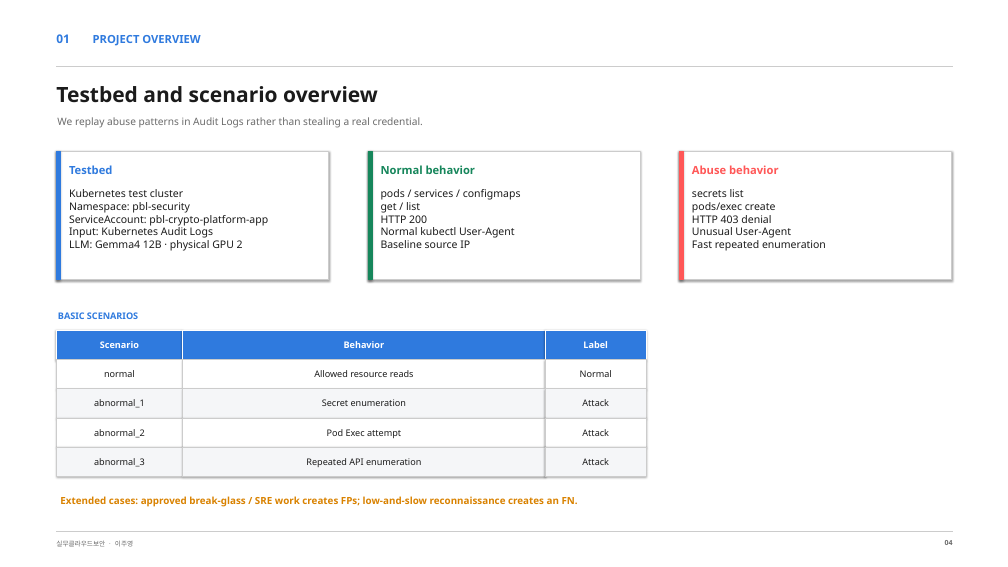
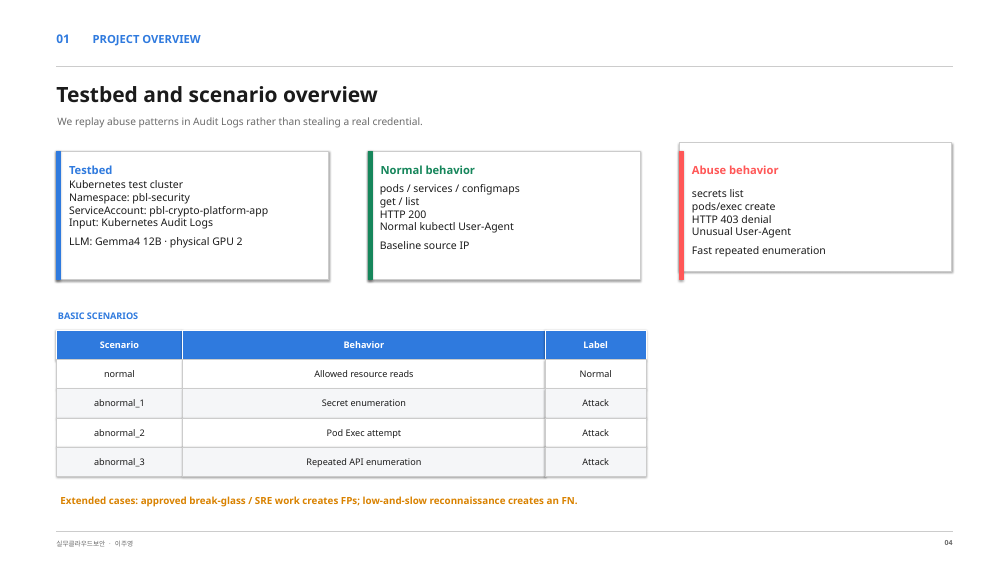
Before and after one commit to leeju0/Cloud_PBL, a slide deck: slide 4 of presentation/api_credential_abuse_detection.pptx. Drawn at 1008x567 pixels with LibreOffice and Linux fonts; fonts in the diff are those of the drawing. Boxes give left, top, right and bottom in pixels: in the first picture for what was removed or moved away, otherwise in the second. Text is boxed around its words. In the diff, an @@ line names an element or a change of style, - is before the commit and + after.

```diff
--- a/presentation/api_credential_abuse_detection.pptx
+++ b/presentation/api_credential_abuse_detection.pptx
@@ rectangle: place and size @@
-rectangle at [679, 151, 952, 280]
+rectangle at [679, 143, 952, 271]
@@ text "Kubernetes test cluster Namespace: pbl-security ...": place and size @@
-text "Kubernetes test cluster Namespace: pbl-security ..." at [69, 189, 268, 251]
+text "Kubernetes test cluster Namespace: pbl-security ..." at [69, 180, 268, 248]
@@ line spacing 1 to 1.5 in 3 elements at [380, 184, 520, 249], [69, 180, 268, 248], [692, 189, 826, 257] @@
```
Also in this commit, not shown: 6 other slides changed, 1 other file.
